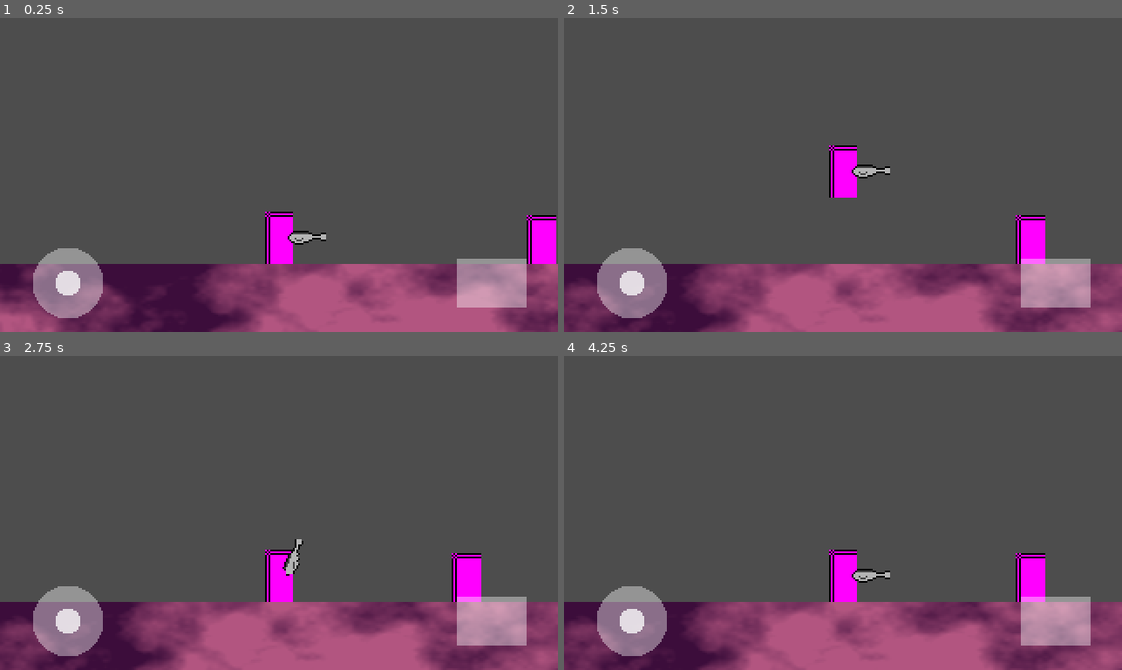
Above: before the commit, frames 1-4 (two rows, left to right).
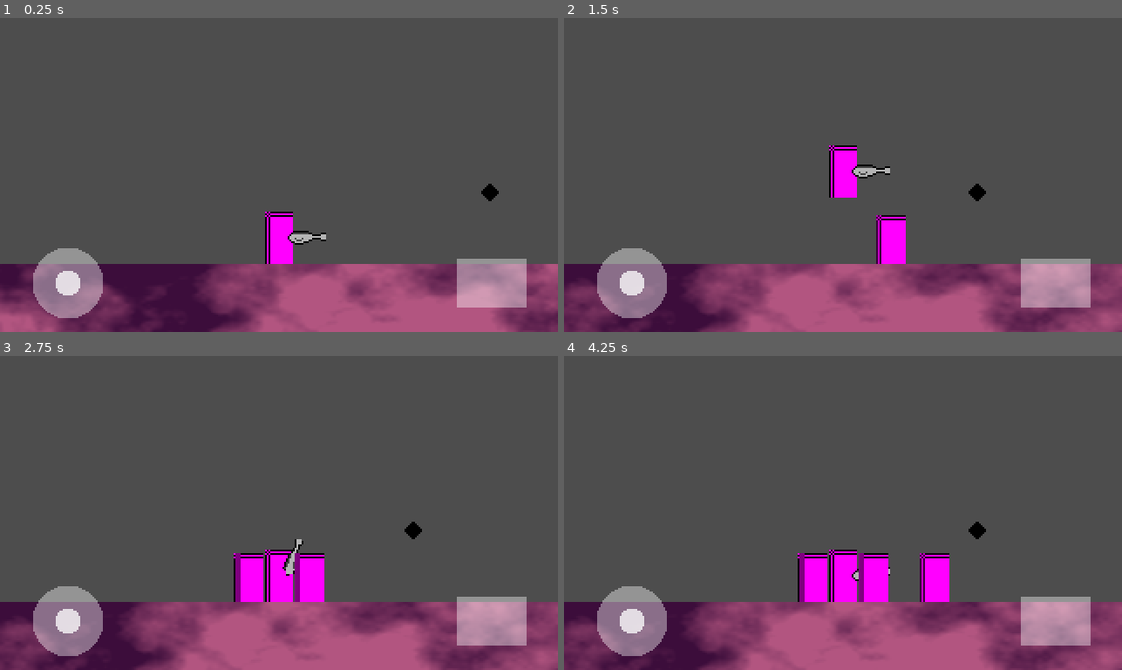
Above: after the commit, the same moments.

Repository: otherotherjosh/RhythmShooter
Game: Godot game, scene res://run n gun/run_n_gun.tscn
The game is run twice, just before and just after one commit, with the same random seed, the same clock (stepped at 60 frames per second) and the same inputs.
Inputs (mouse positions are in pixels of both pictures, inside the frame that each line leads up to):
- Up to frame 1 (0.25 s): no input
- Up to frame 2 (1.5 s): tap Enter at 0.5 s; drag from (630, 281) to (898, 105) at 0.52 s; drag from (1055, 281) to (815, 237) at 1.27 s
- Up to frame 3 (2.75 s): move the mouse to (334, 443) at 2.02 s; click (334, 443) at 2.17 s
- Up to frame 4 (4.25 s): drag from (815, 575) to (675, 465) at 2.77 s; move the mouse to (1010, 560) at 3.52 s; click (1010, 560) at 3.67 s

The runs differ from the first frame. In frame 1, 0.9% of the frame differs, in the area x 86-100%, y 52-79%; in frame 2, 1.8%; in frame 3, 2.6%; in frame 4, 3.4%, in the area x 41-87%, y 52-79%.

Commit message:
feat: add enemy spawner

Diff:
--- a/run n gun/combat_manager.gd
+++ b/run n gun/combat/combat_manager.gd
@@ -7,6 +7,7 @@
 
 var enemy_aimed_at: Enemy
 var player_is_shooting: bool
+var player: Player
 
 
 # Calls event and sends damage to the enemy being aimed at
--- a/run n gun/enemy.gd
+++ b/run n gun/combat/enemy.gd
@@ -11,6 +11,8 @@
 	DYING,
 }
 
+const SPEED := 100
+
 ## Number of shots required to kill
 @export var health: int = 1:
 	set = _set_health
@@ -19,12 +21,15 @@
 ## temporary; while dying animation does not exist
 @export var modulate_dying: Color = Color.WHITE
 
+var combat_manager: CombatManager
 var state: State = State.IDLE
-
-@onready var combat_manager: CombatManager = %CombatManager
 
 
 func _physics_process(delta: float) -> void:
+	if not is_on_floor():
+		velocity += get_gravity() * delta
+	var direction := -1 if combat_manager.player.global_position.x < global_position.x else 1
+	velocity.x = direction * SPEED
 	move_and_slide()
 
 
--- /dev/null
+++ b/run n gun/combat/enemy.tscn
@@ -0,0 +1,23 @@
+[gd_scene load_steps=4 format=3 uid="uid://c5hyu6hvupa47"]
+
+[ext_resource type="Script" uid="uid://ow3a77il1gum" path="res://run n gun/combat/enemy.gd" id="1_nk52e"]
+
+[sub_resource type="PlaceholderTexture2D" id="PlaceholderTexture2D_o1ksd"]
+size = Vector2(17, 28)
+
+[sub_resource type="CapsuleShape2D" id="CapsuleShape2D_o1ksd"]
+radius = 9.0
+height = 28.0
+
+[node name="Enemy" type="CharacterBody2D"]
+collision_layer = 2
+script = ExtResource("1_nk52e")
+health = 3
+modulate_hurt = Color(1, 0.294167, 0.23, 0.627451)
+modulate_dying = Color(0, 0, 0, 1)
+
+[node name="Sprite2D" type="Sprite2D" parent="."]
+texture = SubResource("PlaceholderTexture2D_o1ksd")
+
+[node name="CollisionShape2D" type="CollisionShape2D" parent="."]
+shape = SubResource("CapsuleShape2D_o1ksd")
--- /dev/null
+++ b/run n gun/combat/enemy_spawner.gd
@@ -0,0 +1,26 @@
+extends Node
+## Spawns enemies when (and where) instructed
+
+
+## Enemy base prefab
+const ENEMY = preload("res://run n gun/combat/enemy.tscn")
+
+@onready var combat_manager: CombatManager = %CombatManager
+## temporary: while external calling of spawn_enemy does not exist
+@onready var enemy_spawnpoint: EnemySpawnpoint = $EnemySpawnpoint
+
+
+# TODO: remove this
+func _ready() -> void:
+	while true:
+		await get_tree().create_timer(1).timeout
+		spawn_enemy(2, enemy_spawnpoint)
+
+
+## Spawns enemy with specified amount of health at a spawnpoint
+func spawn_enemy(health: int, spawnpoint: EnemySpawnpoint):
+	var enemy: Enemy = ENEMY.instantiate()
+	enemy.health = health
+	enemy.combat_manager = combat_manager
+	add_child(enemy)
+	enemy.global_position = spawnpoint.global_position
--- /dev/null
+++ b/run n gun/combat/enemy_spawnpoint.gd
@@ -0,0 +1,2 @@
+class_name EnemySpawnpoint extends Node2D
+## Portal that enemies appear from
--- a/run n gun/player/player.gd
+++ b/run n gun/player/player.gd
@@ -1,5 +1,5 @@
-extends CharacterBody2D
-##
+class_name Player extends CharacterBody2D
+## Body with 2D platformer controls. Can run and jump. Has a gun.
 ## Founded on default character body script
 
 
@@ -20,6 +20,7 @@
 
 
 func _ready() -> void:
+	combat_manager.player = self
 	touch_input_manager.jump_button_pressed.connect(jump_state.handle_jump_button_pressed)
 
 
--- a/run n gun/run_n_gun.tscn
+++ b/run n gun/run_n_gun.tscn
@@ -1,7 +1,7 @@
-[gd_scene load_steps=25 format=3 uid="uid://bjmuq5rf6wiva"]
+[gd_scene load_steps=26 format=3 uid="uid://bjmuq5rf6wiva"]
 
 [ext_resource type="Script" uid="uid://b4es8iw3sjh83" path="res://run n gun/touch controls/touch_input_manager.gd" id="1_40wwe"]
-[ext_resource type="Script" uid="uid://iwq4cq3fgfpr" path="res://run n gun/combat_manager.gd" id="1_hlyqt"]
+[ext_resource type="Script" uid="uid://iwq4cq3fgfpr" path="res://run n gun/combat/combat_manager.gd" id="1_hlyqt"]
 [ext_resource type="Script" uid="uid://cp0b06k6ou4cp" path="res://run n gun/player/player.gd" id="1_xlvg8"]
 [ext_resource type="Script" uid="uid://c178mnnjqd18u" path="res://run n gun/touch controls/joystick.gd" id="2_2hxpw"]
 [ext_resource type="Texture2D" uid="uid://ciswcqowsdlof" path="res://run n gun/player/gun.png" id="2_vev06"]
@@ -10,13 +10,20 @@
 [ext_resource type="Shader" uid="uid://3dgar3u7ajoj" path="res://run n gun/player/laser_beam.gdshader" id="4_6nj64"]
 [ext_resource type="Script" uid="uid://kg0r84ifo3xw" path="res://run n gun/touch controls/jump_button.gd" id="4_71lap"]
 [ext_resource type="Script" uid="uid://caecimiap0ffe" path="res://run n gun/player/gun_laser_beam.gd" id="5_wfxnc"]
-[ext_resource type="Script" uid="uid://ow3a77il1gum" path="res://run n gun/enemy.gd" id="7_jsxa7"]
+[ext_resource type="Script" uid="uid://npduyslcd0y4" path="res://run n gun/combat/enemy_spawner.gd" id="12_71lap"]
+[ext_resource type="Script" uid="uid://blwa5vgdldln3" path="res://run n gun/combat/enemy_spawnpoint.gd" id="12_xw8jl"]
 
 [sub_resource type="Gradient" id="Gradient_71lap"]
 colors = PackedColorArray(1, 1, 1, 1, 0, 0, 0, 1)
 
 [sub_resource type="GradientTexture1D" id="GradientTexture1D_xw8jl"]
 gradient = SubResource("Gradient_71lap")
+width = 1
+
+[sub_resource type="Gradient" id="Gradient_xw8jl"]
+
+[sub_resource type="GradientTexture1D" id="GradientTexture1D_oeqc0"]
+gradient = SubResource("Gradient_xw8jl")
 width = 1
 
 [sub_resource type="PlaceholderTexture2D" id="PlaceholderTexture2D_xlvg8"]
@@ -53,13 +60,6 @@
 height = 15
 fill_from = Vector2(0, 1)
 
-[sub_resource type="PlaceholderTexture2D" id="PlaceholderTexture2D_o1ksd"]
-size = Vector2(17, 28)
-
-[sub_resource type="CapsuleShape2D" id="CapsuleShape2D_o1ksd"]
-radius = 9.0
-height = 28.0
-
 [sub_resource type="Gradient" id="Gradient_hlyqt"]
 offsets = PackedFloat32Array(0.256506, 0.728625)
 colors = PackedColorArray(0.236915, 0.0535453, 0.231621, 1, 0.699029, 0.33709, 0.502949, 1)
@@ -166,6 +166,18 @@
 unique_name_in_owner = true
 script = ExtResource("1_hlyqt")
 
+[node name="EnemySpawner" type="Node" parent="."]
+script = ExtResource("12_71lap")
+
+[node name="EnemySpawnpoint" type="Node2D" parent="EnemySpawner"]
+position = Vector2(121, 100)
+script = ExtResource("12_xw8jl")
+
+[node name="Sprite2D" type="Sprite2D" parent="EnemySpawner/EnemySpawnpoint"]
+rotation = 0.785398
+scale = Vector2(8, 8)
+texture = SubResource("GradientTexture1D_oeqc0")
+
 [node name="Player" type="CharacterBody2D" parent="."]
 position = Vector2(0, 126)
 script = ExtResource("1_xlvg8")
@@ -209,20 +221,6 @@
 process_callback = 0
 one_shot = true
 
-[node name="Enemy" type="CharacterBody2D" parent="."]
-position = Vector2(151, 127)
-collision_layer = 2
-script = ExtResource("7_jsxa7")
-health = 3
-modulate_hurt = Color(1, 0.294167, 0.23, 0.627451)
-modulate_dying = Color(0, 0, 0, 1)
-
-[node name="Sprite2D" type="Sprite2D" parent="Enemy"]
-texture = SubResource("PlaceholderTexture2D_o1ksd")
-
-[node name="CollisionShape2D" type="CollisionShape2D" parent="Enemy"]
-shape = SubResource("CapsuleShape2D_o1ksd")
-
 [node name="Ground" type="Node2D" parent="."]
 
 [node name="Parallax2D" type="Parallax2D" parent="Ground"]
Renamed: run n gun/combat_manager.gd.uid -> run n gun/combat/combat_manager.gd.uid
Renamed: run n gun/enemy.gd.uid -> run n gun/combat/enemy.gd.uid
Not shown, added: run n gun/combat/enemy_spawner.gd.uid
Not shown, added: run n gun/combat/enemy_spawnpoint.gd.uid
